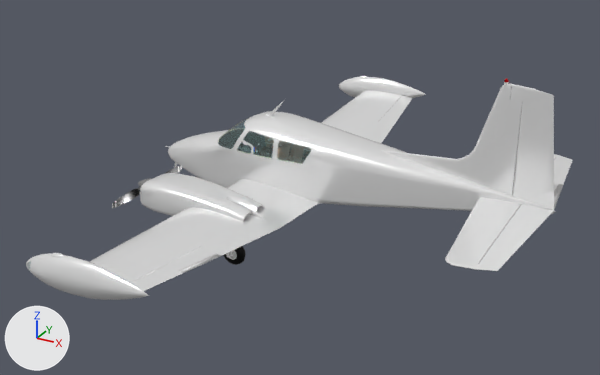
Two versions of the Blender file Models/c310a.blend, one commit apart.
The view is the same before and after, from a 50 mm lens placed at (9.01, -13.37, 5.9), pointed at (1.97, -0.56, -0.5). Lighting does not change. The marker at lower left points along +X, +Y and +Z.

Names of what the first picture shows: 'Fuselage', 'HorizontalStabilizer', 'LeftAileron', 'LeftElevator', 'LeftEngine', 'LeftRearWindow', 'LeftWing', 'LeftWingtipTank', 'RightWing', 'RightWingtipTank', 'Rudder', 'VerticalStabilizer'.
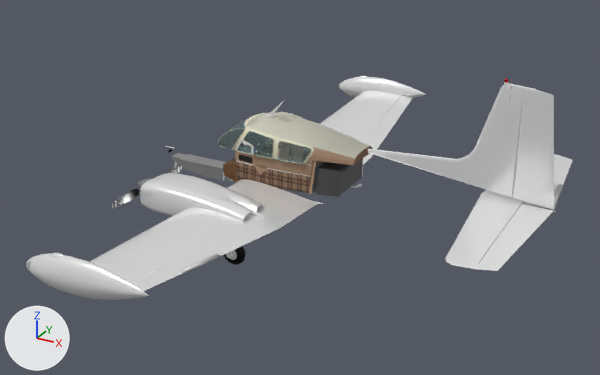
Pixel boxes [x1, y1, x2, y2] of what changed, in the pictures (600 x 375 px):
'Fuselage', hidden
    before: [168, 111, 554, 214]
'Interior', unchanged, uncovered by the edit
    after: [221, 112, 372, 193]
'BaggageCompartment', unchanged, uncovered by the edit
    after: [315, 159, 363, 197]

The edits, one by one:
Object 'Fuselage' (ob_fuselage) is now hidden.
